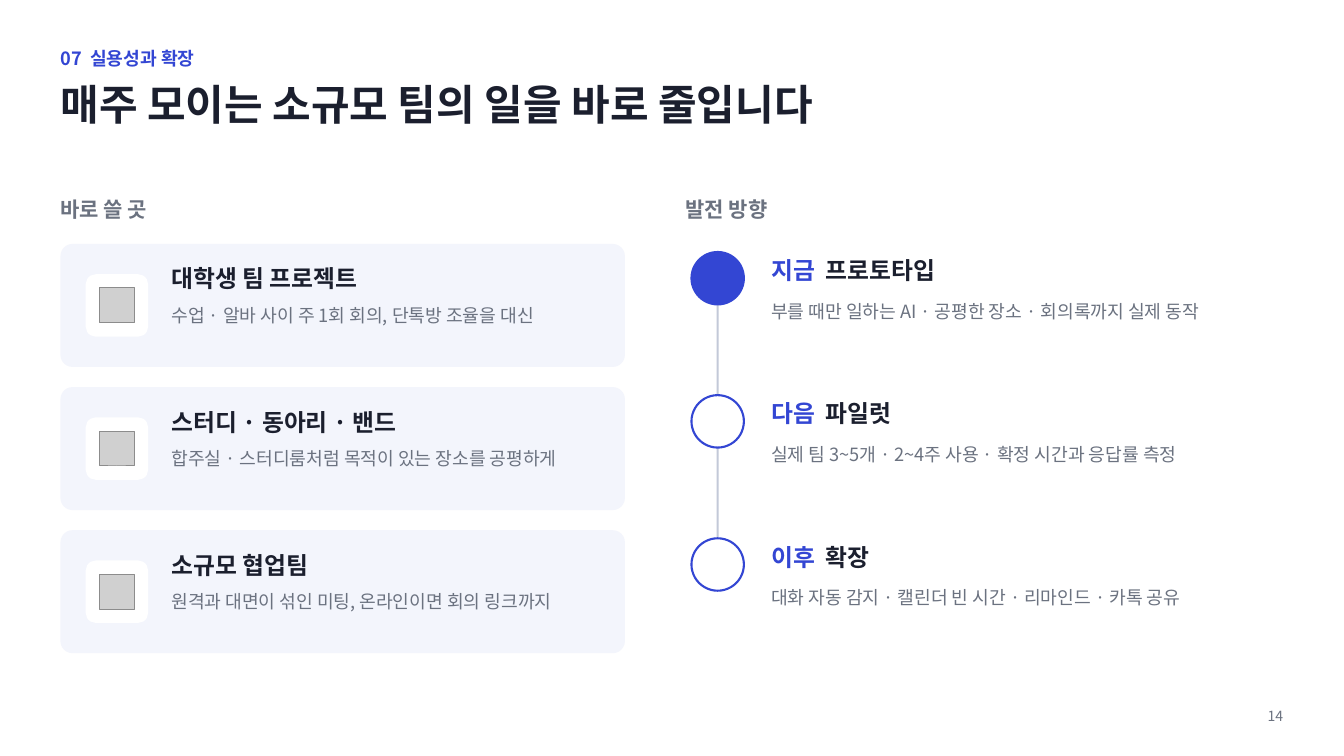
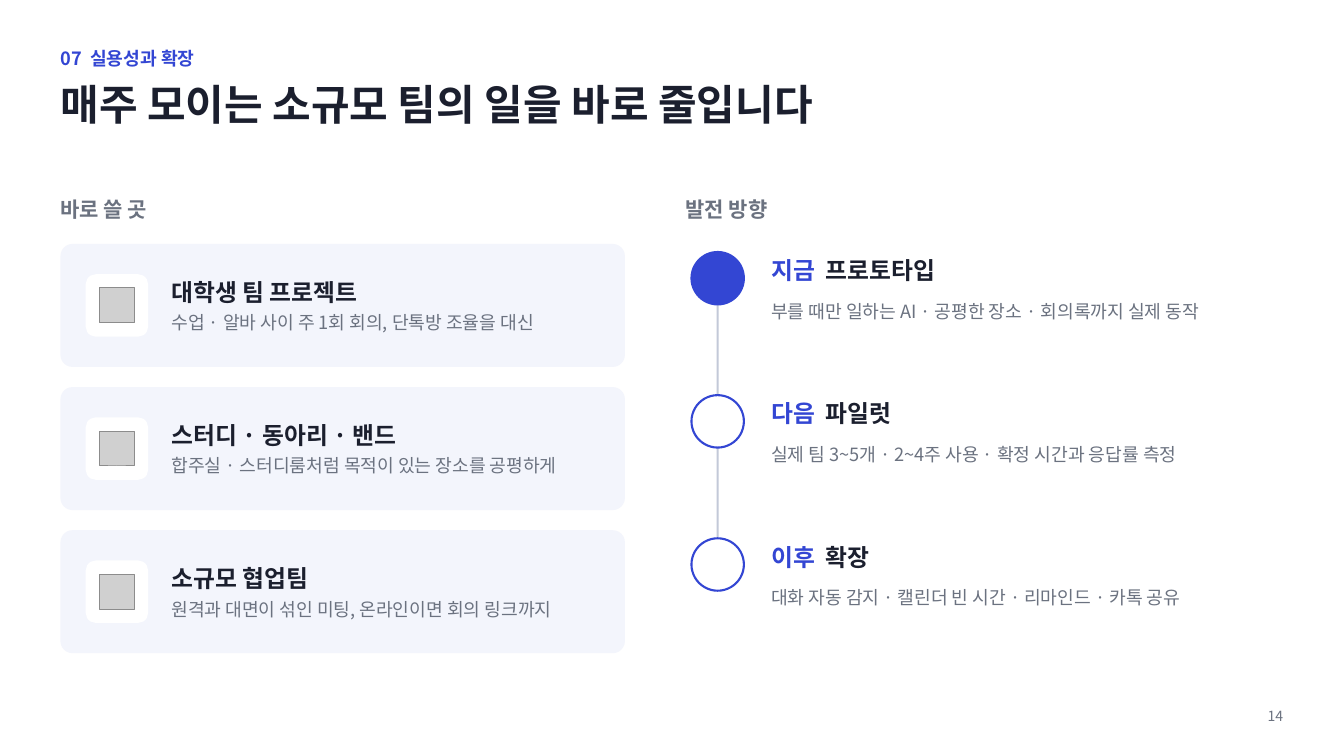
Before and after one commit to kccprogramming/syncle-web, a slide deck: slide 14 of docs/presentation/Syncle_발표.pptx. Drawn at 1344x756 pixels with LibreOffice and Linux fonts; fonts in the diff are those of the drawing; grey boxes stand for pictures. Boxes give left, top, right and bottom in pixels: in the first picture for what was removed or moved away, otherwise in the second. Text is boxed around its words. In the diff, an @@ line names an element or a change of style, - is before the commit and + after.

```diff
--- a/docs/presentation/Syncle_발표.pptx
+++ b/docs/presentation/Syncle_발표.pptx
@@ vertical alignment top to middle in 3 elements at box(171, 567, 552, 619), box(171, 424, 557, 474), box(171, 281, 533, 332) @@
@@ text "대학생 팀 프로젝트": place and size @@
-text "대학생 팀 프로젝트" at box(171, 307, 533, 325)
+text "대학생 팀 프로젝트" at box(171, 281, 533, 332)
@@ text removed at box(171, 267, 358, 289) @@
-대학생 팀 프로젝트
@@ text at box(171, 281, 358, 303): paragraph added @@
+대학생 팀 프로젝트
@@ text "스터디 · 동아리 · 밴드": place and size @@
-text "스터디 · 동아리 · 밴드" at box(171, 450, 557, 467)
+text "스터디 · 동아리 · 밴드" at box(171, 424, 557, 474)
@@ text removed at box(171, 411, 397, 433) @@
-스터디 · 동아리 · 밴드
@@ text at box(171, 424, 397, 446): paragraph added @@
+스터디 · 동아리 · 밴드
@@ text "소규모 협업팀": place and size @@
-text "소규모 협업팀" at box(171, 593, 552, 611)
+text "소규모 협업팀" at box(171, 567, 552, 619)
@@ text at box(171, 567, 309, 589): paragraph added @@
+소규모 협업팀
@@ text removed at box(171, 554, 309, 576) @@
-소규모 협업팀
```
Also in this commit, not shown: 1 other file.
